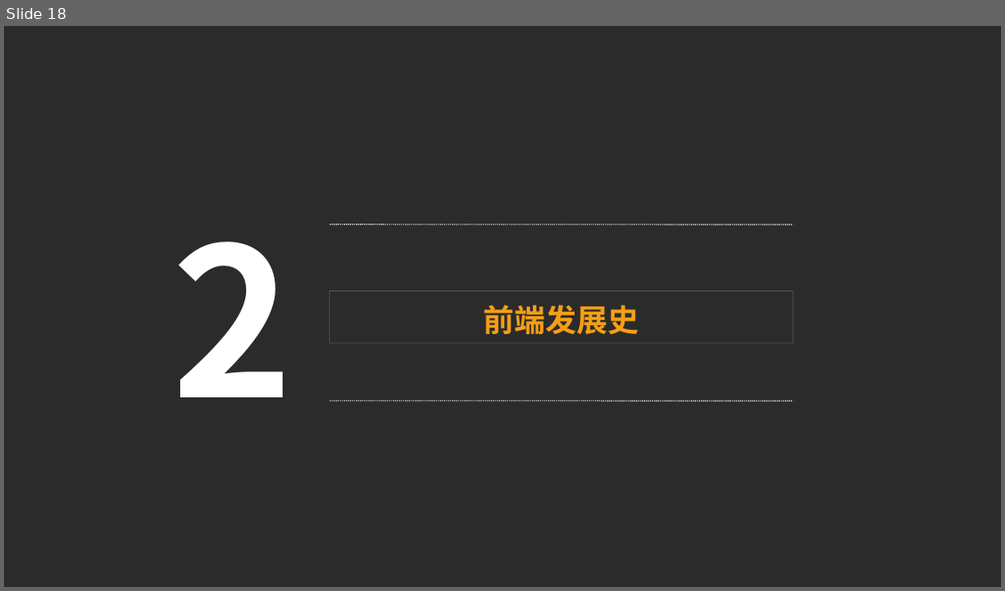
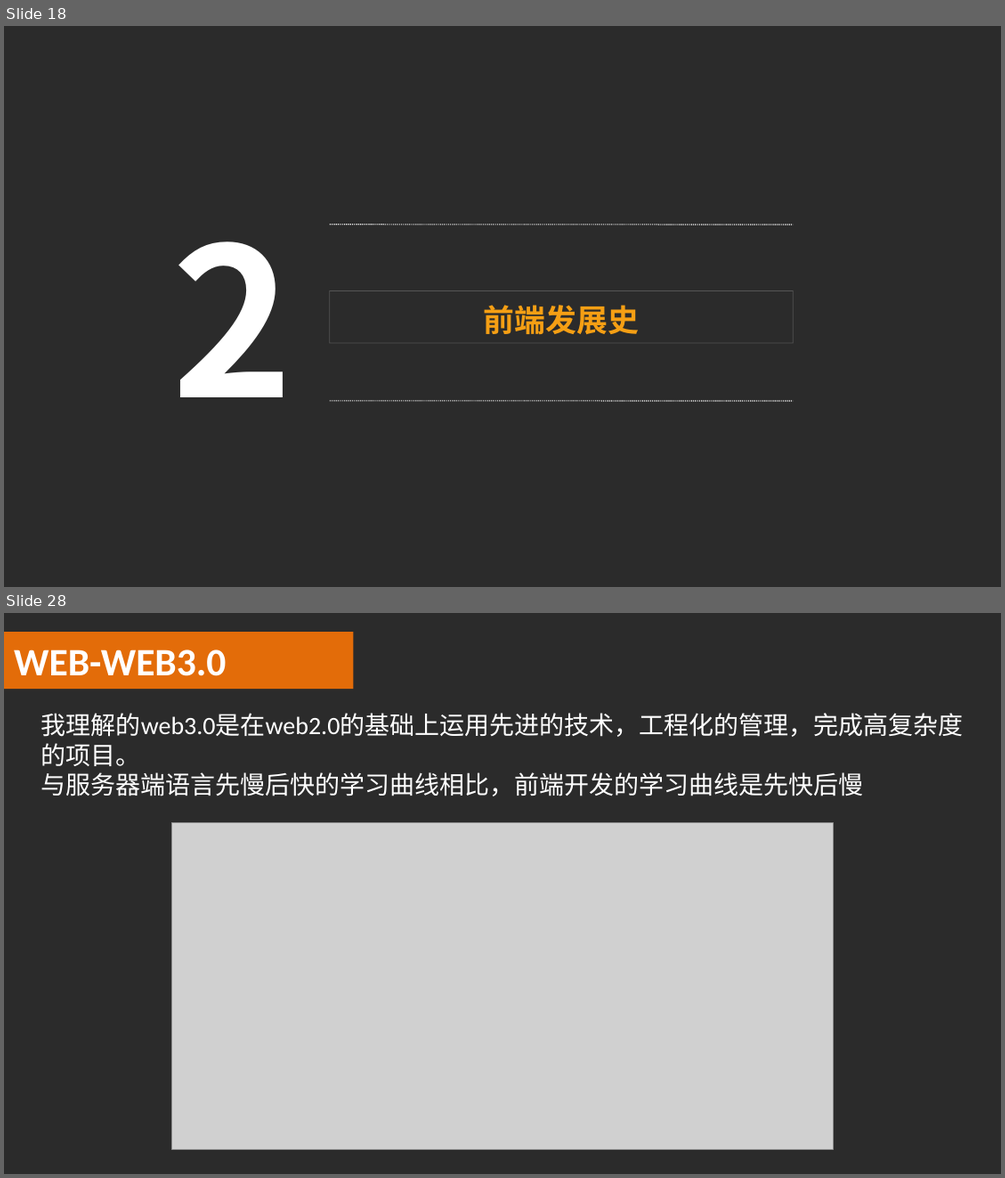
Before and after one commit to luke93h/git-blog, a slide deck: src/大前端简介.pptx. Shown one above the other, each under a label of ours: slide 18 before the commit, slides 18 and 28 after it; the slides between them are not shown. The pictures are 1005x591 and 1005x1178 pixels, drawn with LibreOffice and Linux fonts; fonts in the diff are those of the drawing; grey boxes stand for pictures; background and template pictures are left out; a plain dark background stands for a picture behind light text. Boxes give left, top, right and bottom in pixels: in the first picture for what was removed or moved away, otherwise in the second. Text is boxed around its words. In the diff, an @@ line names an element or a change of style, - is before the commit and + after.

```diff
--- a/src/大前端简介.pptx
+++ b/src/大前端简介.pptx
@@ slide 28 added at box(4, 613, 1001, 1174), background picture (left out) @@
@@ rectangle added at box(4, 632, 353, 689), fill #E36C09 @@
@@ text added at box(14, 649, 226, 676), 28 pt, text #FFFFFF, bold @@
+WEB-WEB3.0
@@ text added at box(41, 713, 963, 796), 18 pt, text #FFFFFF @@
+我理解的web3.0是在web2.0的基础上运用先进的技术，工程化的管理，完成高复杂度的项目。
+与服务器端语言先慢后快的学习曲线相比，前端开发的学习曲线是先快后慢
@@ picture added at box(171, 822, 833, 1148) @@
```
Also in this commit, not shown: 1 slide changed, 40 other slides added, 1 slide removed, 4 other files.
